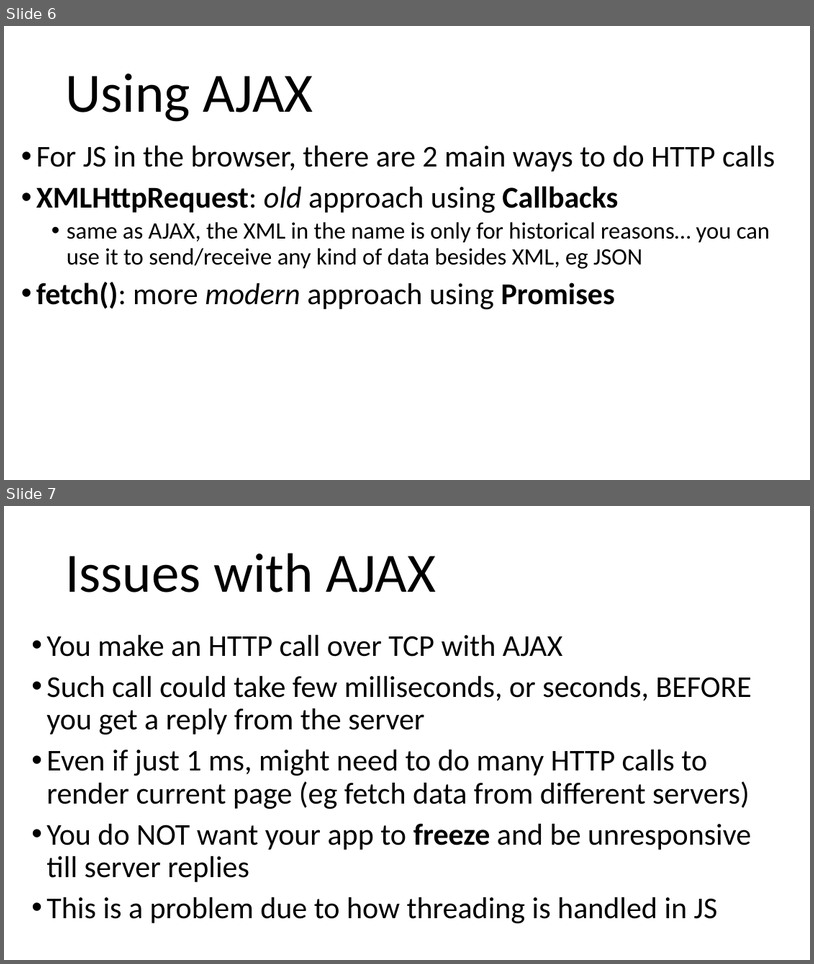
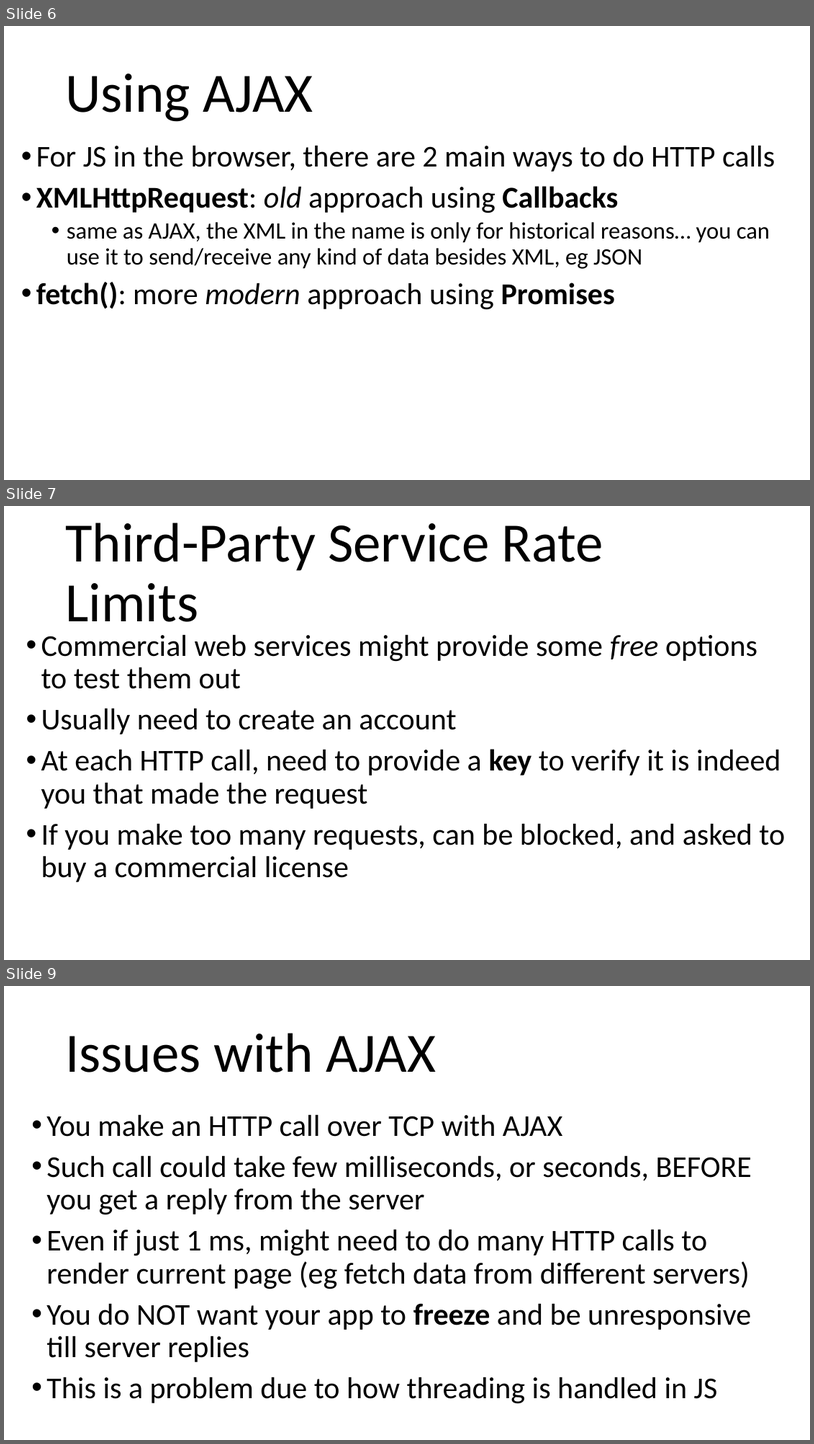
Before and after one commit to arcuri82/web_development_and_api_design, a slide deck: docs/slides/lesson_06.pptx. Shown one above the other, each under a label of ours: slides 6 and 7 before the commit, slides 6, 7 and 9 after it; the slides between them are not shown. The pictures are 814x964 and 814x1444 pixels, drawn with LibreOffice and Linux fonts; fonts in the diff are those of the drawing. Boxes give left, top, right and bottom in pixels: in the first picture for what was removed or moved away, otherwise in the second. Text is boxed around its words. In the diff, an @@ line names an element or a change of style, - is before the commit and + after.

```diff
--- a/docs/slides/lesson_06.pptx
+++ b/docs/slides/lesson_06.pptx
@@ slide 7 added at bbox=[4, 506, 810, 960], background #FFFFFF @@
@@ title added at bbox=[65, 523, 604, 622], 66 pt, text #000000 @@
+Third-Party Service Rate Limits
@@ text added at bbox=[41, 635, 785, 882], 36 pt, text #000000 @@
+• Commercial web services might provide some free options to test them out
+• Usually need to create an account
+• At each HTTP call, need to provide a key to verify it is indeed you that made the request
+• If you make too many requests, can be blocked, and asked to buy a commercial license
@@ what was slide 7 is now slide 9 @@
```
Also in this commit, not shown: 1 other slide added, 1 other file.
